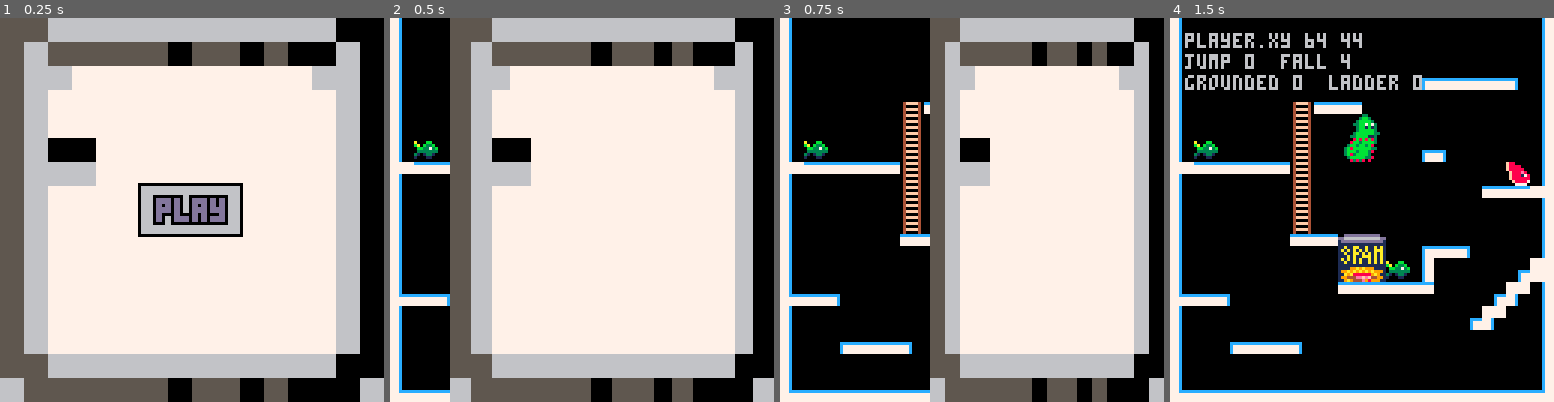
Above: before the commit, frames 1-4 (left to right).
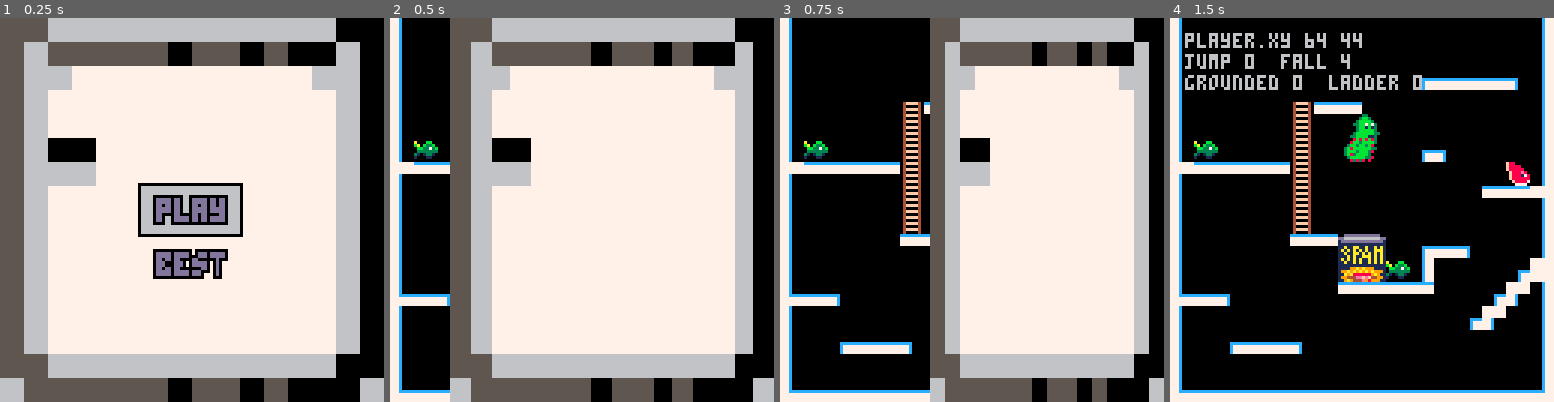
Above: after the commit, the same moments.

Repository: Niarkou/Open-jam-2018
Game: PICO-8 cartridge Openjam2018.p8
Two runs of this game, one before a commit and one after it. Both use one fixed random seed, a clock stepped at 60 frames per second and the inputs below.
Inputs:
- Up to frame 1 (0.25 s): no input
- Up to frame 2 (0.5 s): tap O (Z key) at 0.33 s
- Up to frame 3 (0.75 s): tap O (Z key) at 0.7 s
- Up to frame 4 (1.5 s): tap X (X key) at 1.07 s; tap O (Z key) at 1.43 s

The runs differ from the first frame. In frame 1, 1.4% of the frame differs, in the area x 39-60%, y 60-68%; in frame 2, nothing differs; in frame 3, nothing differs; in frame 4, nothing differs.

Commit message:
menu improved

Diff:
--- a/Openjam2018.p8
+++ b/Openjam2018.p8
@@ -66,7 +66,10 @@
         doordw = 128,
         doorx = 0,
         doorspd = 1,
-        opening = false
+        opening = false,
+        rectpos = 1,
+        rect_y0 = 55,
+        rect_y1 = 72
     }
 
     player = {
@@ -109,6 +112,8 @@
 
 function update_menu()
     open_door()
+    choose_menu()
+    rect_menu()
 end
 
 function open_door()
@@ -122,6 +127,22 @@
     if menu.doordw < 2 then
         opening = false
         state = "play"
+    end
+end
+
+function rect_menu()
+    if menu.rectpos == 1 then
+        menu.rect_y0 = 55
+        menu.rect_y1 = 72
+    elseif menu.rectpos == 2 then
+        menu.rect_y0 = 73
+        menu.rect_y1 = 90
+    end
+end
+
+function choose_menu()
+    if btnp(3) and menu.rectpos < 2 then
+        menu.rectpos += 1
     end
 end
 
@@ -258,8 +279,9 @@
     palt(0, false)
     sspr(96, 8, 16, 16, menu.doorx, 0, menu.doordw, 128)
     if menu.doordw > 126 then
-        crectfill(55, 72, 35, 6, 0)
+        crectfill(menu.rect_y0, menu.rect_y1, 35, 6, 0)
         csprint("play", 60, 9, 13)
+        csprint("best", 78, 9, 13)
     end
     palt(0,true)
 end
